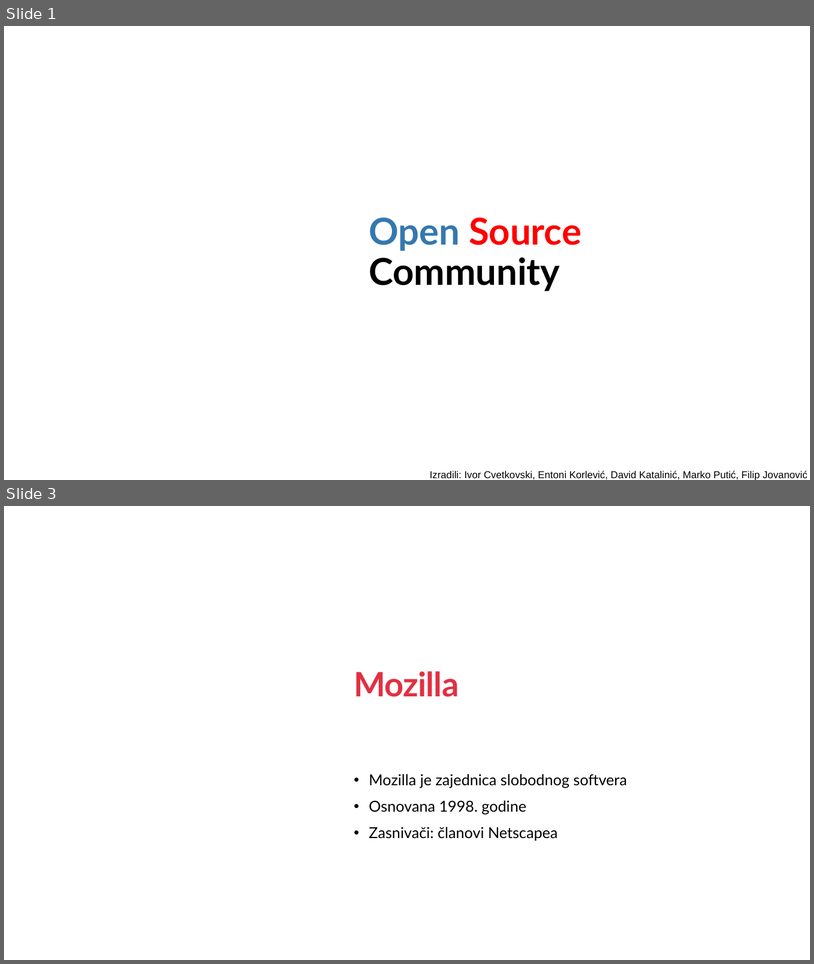
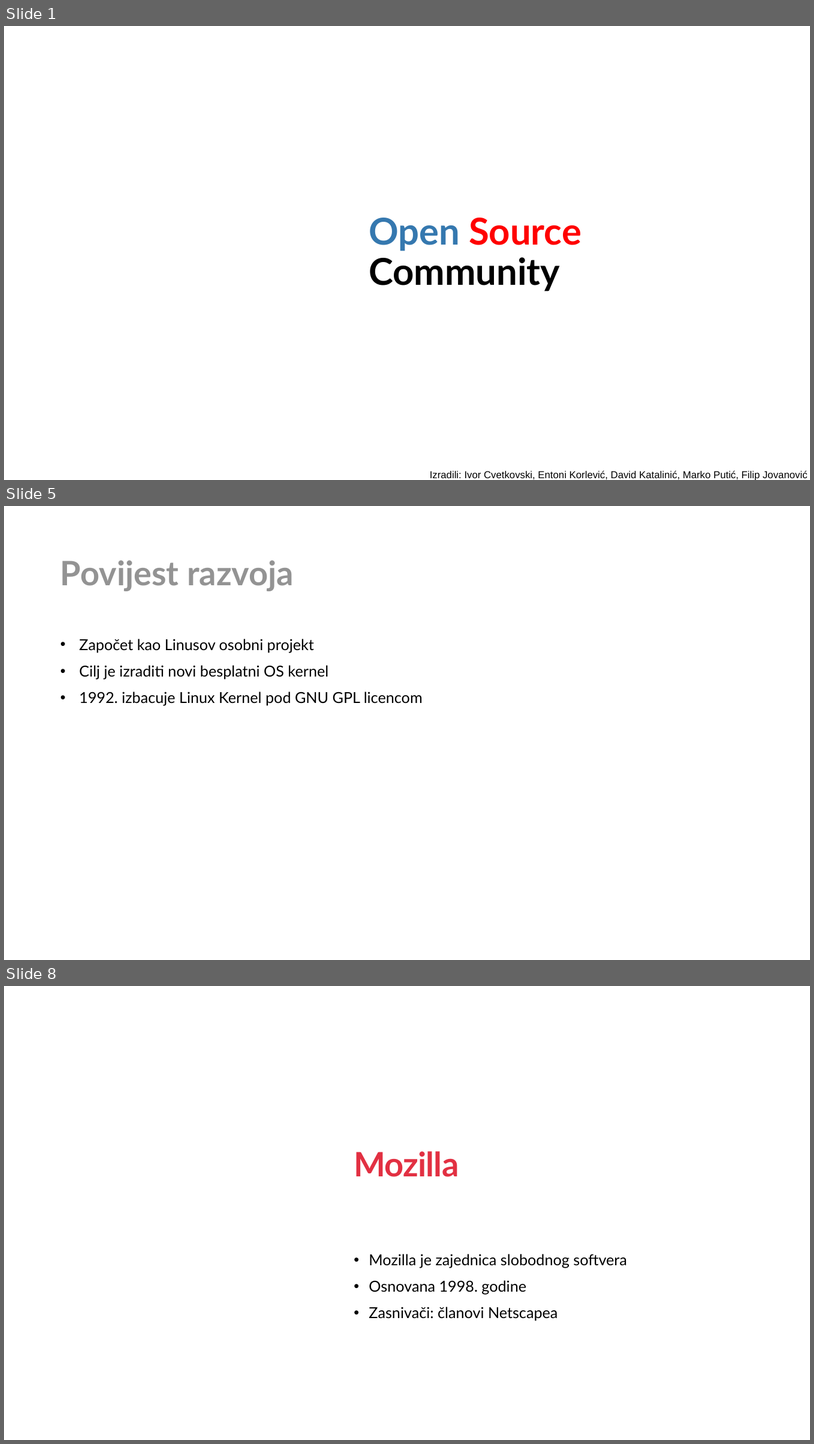
Before and after one commit to CvetkovskiIvor/ProgramskoInzenjerstvoSeminar, a slide deck: Open Source Prezentacija.pptx. Shown one above the other, each under a label of ours: slides 1 and 3 before the commit, slides 1, 5 and 8 after it; the slides between them are not shown. The pictures are 814x964 and 814x1444 pixels, drawn with LibreOffice and Linux fonts; fonts in the diff are those of the drawing; background and template pictures are left out. Boxes give left, top, right and bottom in pixels: in the first picture for what was removed or moved away, otherwise in the second. Text is boxed around its words. In the diff, an @@ line names an element or a change of style, - is before the commit and + after.

```diff
--- a/Open Source Prezentacija.pptx
+++ b/Open Source Prezentacija.pptx
@@ slide 5 added at box(4, 506, 810, 960), background #FFFFFF @@
@@ title added at box(60, 560, 294, 591), 40 pt, text #939393, bold @@
+Povijest razvoja
@@ text added at box(79, 639, 423, 706), 18 pt, text #000000 @@
+• Započet kao Linusov osobni projekt
+• Cilj je izraditi novi besplatni OS kernel
+• 1992. izbacuje Linux Kernel pod GNU GPL licencom
@@ what was slide 3 is now slide 8 @@
```
Also in this commit, not shown: 2 slides changed, 4 other slides added.
